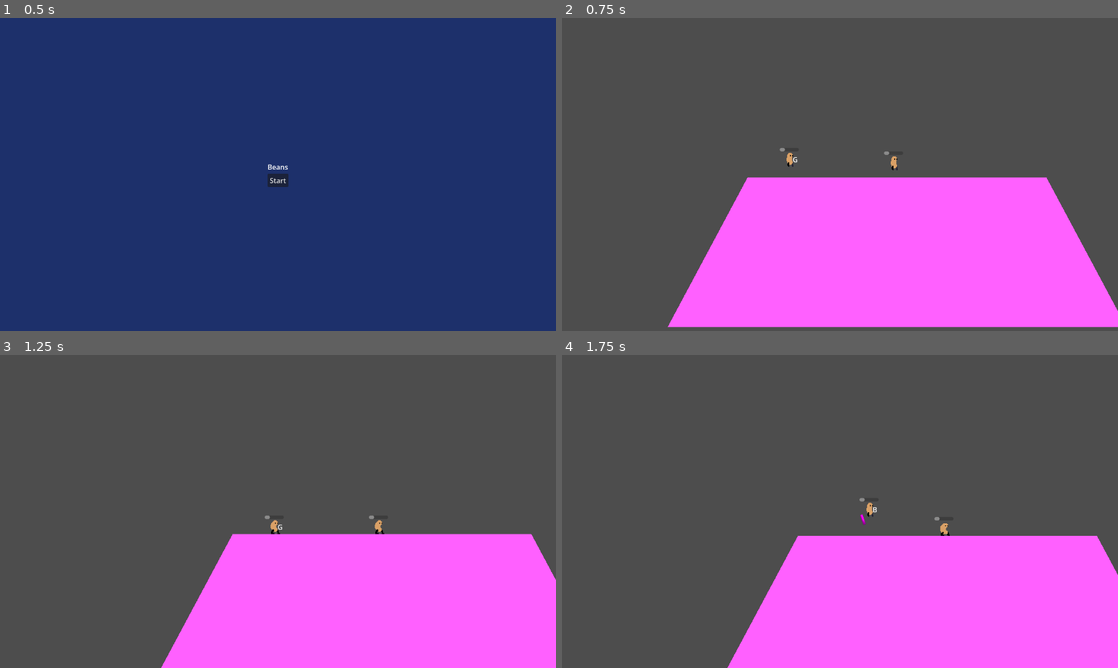
Above: before the commit, frames 1-4 (two rows, left to right).
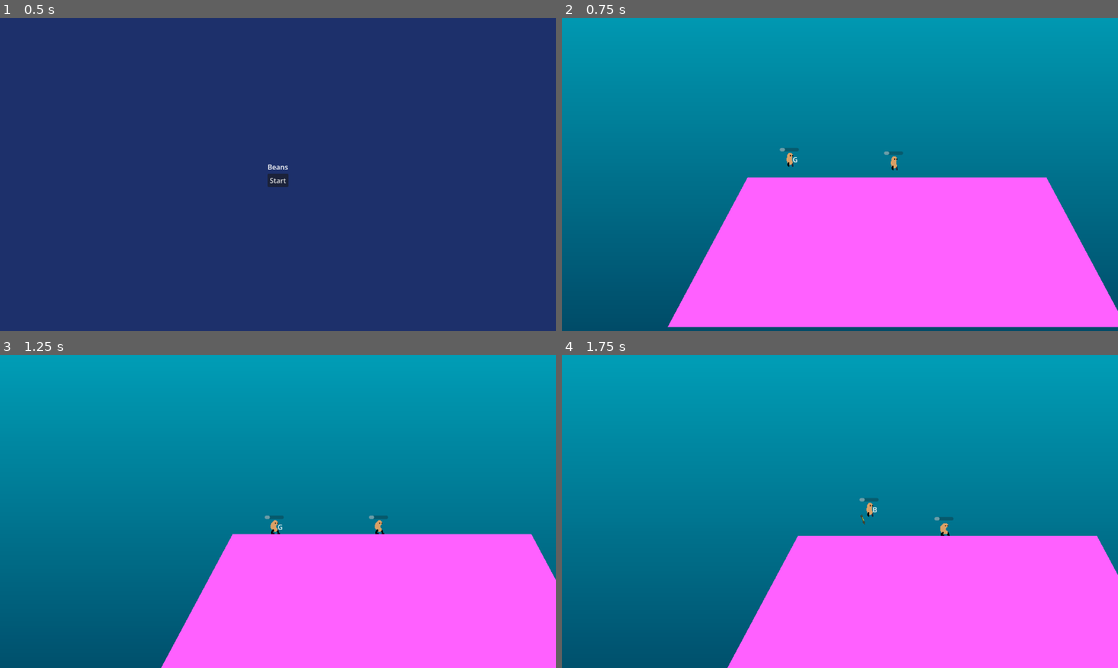
Above: after the commit, the same moments.

Repository: fredchien3/20-game-challenge
Game: Godot game, scene res://main/main.tscn
The game is run twice, just before and just after one commit, with the same random seed, the same clock (stepped at 60 frames per second) and the same inputs.
Inputs (mouse positions are in pixels of both pictures, inside the frame that each line leads up to):
- Up to frame 1 (0.5 s): no input
- Up to frame 2 (0.75 s): click "Start" at 0.5 s
- Up to frame 3 (1.25 s): no input
- Up to frame 4 (1.75 s): move the mouse to (962, 495) at 1.27 s; hold D (move_right) from 1.28 s (still down); hold 2 (select_bazooka) from 1.28 s (still down); tap Space (jump) at 1.52 s; click (962, 495) at 1.55 s

Frame 1 is identical in both runs. In frame 2, 67% of the frame differs, in the area x 0-100%, y 0-100%; in frame 3, 73%; in frame 4, 73%.

Commit message:
Add Grenade and Bazooka + Missile sprites
- Rename files to snake_case
- Split Bazooka concept into Bazooka (for the launcher) and Missile (projectile)
- Add background gradient

Diff:
--- a/7--worms/bean/bean.gd
+++ b/7--worms/bean/bean.gd
@@ -18,6 +18,7 @@
 # Weapon scenes
 @export var GrenadeScene: PackedScene
 @export var BazookaScene: PackedScene
+@export var MissileScene: PackedScene
 @export var Health: ProgressBar
 @export var PowerBar: ProgressBar
 @export var WeaponLabel: Label
@@ -54,7 +55,7 @@
 		var vector = (b - a).normalized() * power
 		if current_weapon == GrenadeScene:
 			throw_grenade(vector)
-		elif current_weapon == BazookaScene:
+		elif current_weapon == MissileScene:
 			shoot_bazooka(vector)
 		else:
 			printerr("Weapon not implemented")
@@ -68,7 +69,7 @@
 		current_weapon = GrenadeScene
 		WeaponLabel.text = "G"
 	elif event.is_action_pressed("select_bazooka"):
-		current_weapon = BazookaScene
+		current_weapon = MissileScene
 		WeaponLabel.text = "B"
 
 
@@ -137,7 +138,7 @@
 
 
 func shoot_bazooka(vector: Vector2):
-	var bazooka = BazookaScene.instantiate()
+	var bazooka = MissileScene.instantiate()
 	bazooka.shooter = self
 	bazooka.rotation = vector.angle()
 	bazooka.position = position
--- a/7--worms/bean/bean.tscn
+++ b/7--worms/bean/bean.tscn
@@ -2,10 +2,10 @@
 
 [ext_resource type="Script" uid="uid://dyfr84pc3vg3s" path="res://bean/bean.gd" id="1_a2qa3"]
 [ext_resource type="PackedScene" uid="uid://3lmayatxfj70" path="res://weapons/grenade.tscn" id="2_nulo1"]
-[ext_resource type="PackedScene" uid="uid://kykg8bjome8x" path="res://weapons/bazooka.tscn" id="3_324c8"]
-[ext_resource type="Texture2D" uid="uid://ckvvbgyd6fwgv" path="res://bean/pinto-idle.png" id="4_fsii2"]
-[ext_resource type="Texture2D" uid="uid://hnxodmg7uihx" path="res://bean/pinto-jump.png" id="5_m42jw"]
-[ext_resource type="Texture2D" uid="uid://jo7ybkatufkk" path="res://bean/pinto-walk.png" id="6_1l56a"]
+[ext_resource type="PackedScene" uid="uid://kykg8bjome8x" path="res://weapons/missile.tscn" id="3_a2qa3"]
+[ext_resource type="Texture2D" uid="uid://ckvvbgyd6fwgv" path="res://bean/pinto_idle.png" id="4_fsii2"]
+[ext_resource type="Texture2D" uid="uid://hnxodmg7uihx" path="res://bean/pinto_jump.png" id="5_m42jw"]
+[ext_resource type="Texture2D" uid="uid://jo7ybkatufkk" path="res://bean/pinto_walk.png" id="6_1l56a"]
 
 [sub_resource type="AtlasTexture" id="AtlasTexture_i34a6"]
 atlas = ExtResource("4_fsii2")
@@ -106,14 +106,13 @@
 height = 32.0
 
 [node name="Bean" type="CharacterBody2D" unique_id=1631304650 node_paths=PackedStringArray("Health", "PowerBar", "WeaponLabel", "Sprite") groups=["beans"]]
-texture_filter = 1
 collision_layer = 2
 script = ExtResource("1_a2qa3")
 explosion_radius = 50.0
 power_rate = 500.0
 max_power = 750.0
 GrenadeScene = ExtResource("2_nulo1")
-BazookaScene = ExtResource("3_324c8")
+MissileScene = ExtResource("3_a2qa3")
 Health = NodePath("UI/Health")
 PowerBar = NodePath("UI/PowerBar")
 WeaponLabel = NodePath("UI/Weapon")
--- a/7--worms/main/level.tscn
+++ b/7--worms/main/level.tscn
@@ -3,6 +3,12 @@
 [ext_resource type="Script" uid="uid://bxebaaph0o3g" path="res://main/level.gd" id="1_uhgg0"]
 [ext_resource type="Script" uid="uid://cjbbjcjx1u0w" path="res://main/terrain.gd" id="2_2226f"]
 [ext_resource type="PackedScene" uid="uid://doykh5xnsi8a0" path="res://bean/bean.tscn" id="3_4f75v"]
+
+[sub_resource type="Gradient" id="Gradient_uhgg0"]
+colors = PackedColorArray(0.00012807593, 0.009648366, 0.1363981, 1, 1.92523e-05, 0.81618536, 0.9038528, 1)
+
+[sub_resource type="GradientTexture2D" id="GradientTexture2D_2226f"]
+gradient = SubResource("Gradient_uhgg0")
 
 [sub_resource type="WorldBoundaryShape2D" id="WorldBoundaryShape2D_uhgg0"]
 
@@ -10,6 +16,16 @@
 script = ExtResource("1_uhgg0")
 terrain = NodePath("Terrain")
 camera = NodePath("Camera2D")
+
+[node name="ColorRect" type="TextureRect" parent="." unique_id=2040422406]
+texture_filter = 2
+offset_left = -874.9993
+offset_top = 1329.227
+offset_right = 1066.7424
+offset_bottom = 4378.9414
+rotation = -1.5707941
+size_flags_horizontal = 0
+texture = SubResource("GradientTexture2D_2226f")
 
 [node name="Terrain" type="StaticBody2D" parent="." unique_id=1943988592 node_paths=PackedStringArray("collision", "terrain")]
 collision_mask = 0
@@ -34,9 +50,11 @@
 shape = SubResource("WorldBoundaryShape2D_uhgg0")
 
 [node name="Bean" parent="." unique_id=1631304650 instance=ExtResource("3_4f75v")]
+texture_filter = 1
 position = Vector2(336, 232)
 
 [node name="Bean2" parent="." unique_id=409720799 instance=ExtResource("3_4f75v")]
+texture_filter = 1
 position = Vector2(576, 240)
 
 [node name="Camera2D" type="Camera2D" parent="." unique_id=932456956]
--- a/7--worms/project.godot
+++ b/7--worms/project.godot
@@ -80,3 +80,7 @@
 
 2d_physics/layer_1="terrain"
 2d_physics/layer_2="beans"
+
+[rendering]
+
+textures/canvas_textures/default_texture_filter=0
--- a/7--worms/weapons/grenade.tscn
+++ b/7--worms/weapons/grenade.tscn
@@ -1,11 +1,10 @@
 [gd_scene format=3 uid="uid://3lmayatxfj70"]
 
 [ext_resource type="Script" uid="uid://bi0w0uk3t1tsf" path="res://weapons/grenade.gd" id="1_edgka"]
-
-[sub_resource type="PlaceholderTexture2D" id="PlaceholderTexture2D_pu16u"]
+[ext_resource type="Texture2D" uid="uid://cw5sga3u7p2n6" path="res://weapons/grenade_without_pin.png" id="2_uxp8t"]
 
 [sub_resource type="CircleShape2D" id="CircleShape2D_gju2f"]
-radius = 5.0
+radius = 8.0
 
 [node name="Grenade" type="RigidBody2D" unique_id=1112143225]
 collision_layer = 0
@@ -14,9 +13,7 @@
 explosion_radius = 60.0
 
 [node name="Sprite2D" type="Sprite2D" parent="." unique_id=1147942112]
-position = Vector2(-4.76837e-07, -2.38419e-07)
-scale = Vector2(8.000001, 8)
-texture = SubResource("PlaceholderTexture2D_pu16u")
+texture = ExtResource("2_uxp8t")
 
 [node name="CollisionShape2D" type="CollisionShape2D" parent="." unique_id=530125609]
 shape = SubResource("CircleShape2D_gju2f")
--- a/7--worms/weapons/bazooka.tscn
+++ b/7--worms/weapons/missile.tscn
@@ -1,8 +1,7 @@
 [gd_scene format=3 uid="uid://kykg8bjome8x"]
 
-[ext_resource type="Script" uid="uid://4ilivekyi88b" path="res://weapons/bazooka.gd" id="1_redko"]
-
-[sub_resource type="PlaceholderTexture2D" id="PlaceholderTexture2D_8hmnk"]
+[ext_resource type="Script" uid="uid://4ilivekyi88b" path="res://weapons/bazooka.gd" id="1_uclws"]
+[ext_resource type="Texture2D" uid="uid://smax08foixmx" path="res://weapons/missile.png" id="2_i17kx"]
 
 [sub_resource type="CapsuleShape2D" id="CapsuleShape2D_redko"]
 radius = 2.0
@@ -12,16 +11,14 @@
 radius = 3.0
 height = 24.0
 
-[node name="Bazooka" type="RigidBody2D" unique_id=1754658141]
+[node name="Missile" type="RigidBody2D" unique_id=1754658141]
 collision_layer = 0
 collision_mask = 3
-script = ExtResource("1_redko")
+script = ExtResource("1_uclws")
 explosion_radius = 60.0
 
 [node name="Sprite2D" type="Sprite2D" parent="." unique_id=357294196]
-position = Vector2(-5.9604645e-08, 1.1920929e-07)
-scale = Vector2(23.999998, 6.000001)
-texture = SubResource("PlaceholderTexture2D_8hmnk")
+texture = ExtResource("2_i17kx")
 
 [node name="CollisionShapeDisabled" type="CollisionShape2D" parent="." unique_id=2104293576]
 rotation = 1.5707964
Renamed: 7--worms/bean/pinto-idle.aseprite -> 7--worms/bean/pinto_idle.aseprite
Renamed: 7--worms/bean/pinto-idle.png -> 7--worms/bean/pinto_idle.png
Not shown, changed: 7--worms/bean/pinto_idle.png.import
Renamed: 7--worms/bean/pinto-jump.aseprite -> 7--worms/bean/pinto_jump.aseprite
Renamed: 7--worms/bean/pinto-jump.png -> 7--worms/bean/pinto_jump.png
Not shown, added: 7--worms/bean/pinto_jump.png.import
Renamed: 7--worms/bean/pinto-walk.aseprite -> 7--worms/bean/pinto_walk.aseprite
Renamed: 7--worms/bean/pinto-walk.png -> 7--worms/bean/pinto_walk.png
Not shown, changed: 7--worms/bean/pinto_walk.png.import
Binary file added: 7--worms/weapons/bazooka.aseprite
Binary file added: 7--worms/weapons/bazooka.png
Not shown, changed: 7--worms/weapons/bazooka.png.import
(and 8 more such lines)
